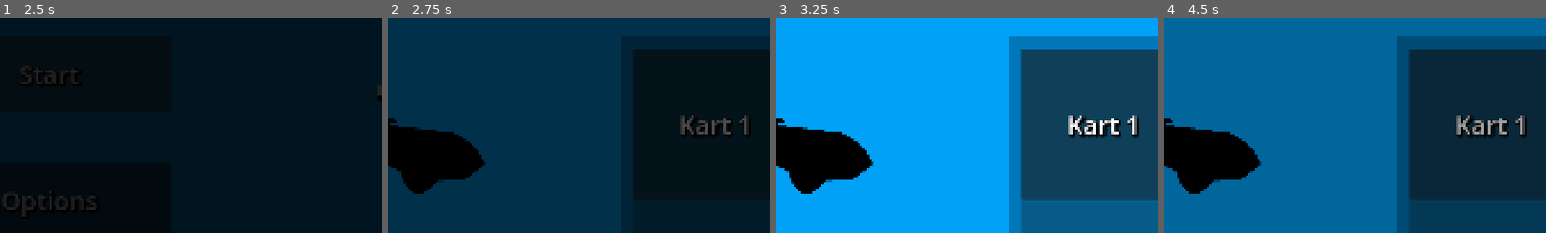
Above: before the commit, frames 1-4 (left to right).
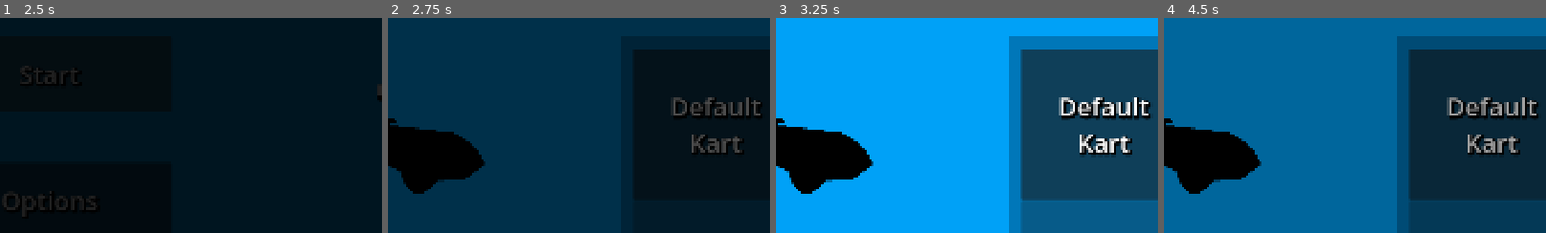
Above: after the commit, the same moments.

Repository: CISC-486-Game-Development-Project/cisc-486-game-development-project
Game: Godot game, scene res://Scenes/Menus/TitleScreen/title_screen.tscn
Two runs of this game, one before a commit and one after it. Both use one fixed random seed, a clock stepped at 60 frames per second and the inputs below. Sound files missing from this copy of the repository are replaced by a short silence.
Inputs (mouse positions are % of the whole screen's width and height, from its top left):
- Up to frame 1 (2.5 s): tap Enter at 0.5 s; move the mouse to (72, 45) at 0.52 s; hold D (Right) 0.53-1.25 s; hold P (Drift) 0.53-1.25 s; click (72, 45) at 0.67 s; click "Start" at 1.25 s; click "Start" at 2 s
- Up to frame 2 (2.75 s): no input
- Up to frame 3 (3.25 s): click "Kart 1" (after the commit: "Default Kart") at 2.75 s
- Up to frame 4 (4.5 s): tap Space at 3.5 s; drag from (30, 55) to (45, 70) at 3.52 s; click "Back" at 4.25 s
The pictures show only the part of the screen within x 16-66%, y 8-58%; the shares and areas given below are measured in that part.

Frame 1 is identical in both runs. In frame 2, 2.8% of the frame differs, in the area x 74-98%, y 36-64%; in frame 3, 4.0%; in frame 4, 3.7%.

Commit message:
Text Changes
Small text changes in the menus.

Diff:
--- a/Scenes/Menus/CharacterSelectMenu/character_select_menu.tscn
+++ b/Scenes/Menus/CharacterSelectMenu/character_select_menu.tscn
@@ -127,7 +127,8 @@
 anchor_bottom = 1.0
 grow_horizontal = 2
 grow_vertical = 2
-text = "Kart 1"
+text = "Default
+Kart"
 label_settings = SubResource("LabelSettings_q3uil")
 horizontal_alignment = 1
 vertical_alignment = 1
--- a/Scenes/Menus/TrackSelectMenu/track_select_menu.tscn
+++ b/Scenes/Menus/TrackSelectMenu/track_select_menu.tscn
@@ -97,7 +97,8 @@
 anchor_bottom = 1.0
 grow_horizontal = 2
 grow_vertical = 2
-text = "Track 1"
+text = "Debug
+Track"
 label_settings = SubResource("LabelSettings_cpjce")
 horizontal_alignment = 1
 vertical_alignment = 1
